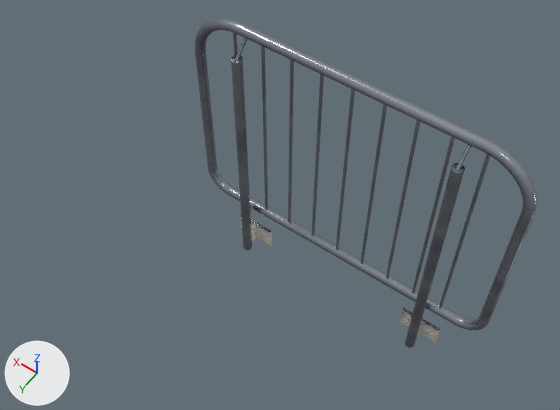
The glTF model public/katalog/modelle/gelaender-einzl.gltf, before and after one commit.
Both versions are drawn from a camera (50 mm lens) standing at (-0.82, 1.49, 2.7) and looking at (0.21, 0.05, 0.44). Lighting does not change. The marker at lower left points along +X, +Y and +Z. The first picture is the older version. Vertices at exactly the same position are counted once.

The first picture shows 'SK1802_Geländer_einzl.001'.
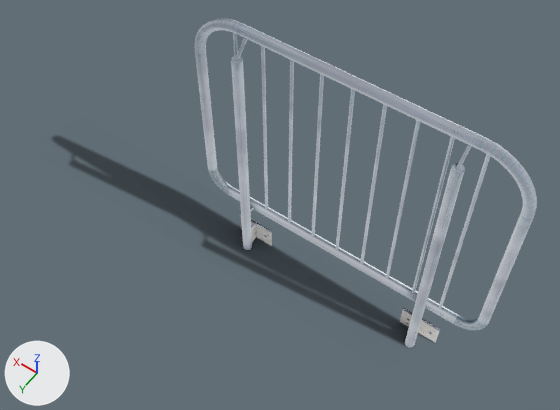
Scene script edits in JSON lines:
```json
{"op": "add", "block": "img_gelaender_einzl_licht", "code": ["img_gelaender_einzl_licht = load_image('gelaender-einzl_licht', 'texturen/gelaender-einzl_licht.jpg', 2048, 2048, 'sRGB')"]}
{"op": "add", "block": "img_gelaender_einzl_schatten", "code": ["img_gelaender_einzl_schatten = load_image('gelaender-einzl_schatten', 'texturen/gelaender-einzl_schatten.png', 260, 39, 'sRGB')"]}
{"op": "add", "block": "mat_beton_web_019", "code": ["mat_beton_web_019 = bpy.data.materials.new('Beton_web.019')", "# uses the picture img_gelaender_einzl_licht"]}
{"op": "add", "block": "mat_stahl_web_010", "code": ["mat_stahl_web_010 = bpy.data.materials.new('Stahl_web.010')", "# uses the picture img_gelaender_einzl_licht"]}
{"op": "add", "block": "mat_schatten_017", "code": ["mat_schatten_017 = bpy.data.materials.new('Schatten.017')", "# uses the picture img_gelaender_einzl_schatten"]}
{"block": "me_sk1802_geländer_einzl_001", "where": "me_sk1802_geländer_einzl_001.from_pydata(...)  # 5449 vertices, 6540 faces; spans x -0.626..0.626, y -0.051..0.051, z 0.0..1.12"}
{"block": "me_sk1802_geländer_einzl_001", "where": "# used by ob_sk1802_geländer_einzl_001; location = (0.0, 0.0, 0.0)"}
{"block": "me_sk1802_geländer_einzl_001", "change": "me_sk1802_geländer_einzl_001 part 1: 967 kept faces spanning x -0.626..0.626, y -0.051..0.051, z 0.0..1.12 get new texture (UV) coordinates"}
{"block": "me_sk1802_geländer_einzl_001", "change": "me_sk1802_geländer_einzl_001 part 2: 5820 faces spanning x -0.626..0.626, y -0.051..0.051, z 0.0..1.12 switch from mat_stahl_web_038 to mat_stahl_web_010"}
{"block": "me_sk1802_geländer_einzl_001", "change": "me_sk1802_geländer_einzl_001 part 3: 718 faces spanning x -0.472..0.472, y -0.036..0.051, z 0.0..0.104 switch from mat_beton_web_050 to mat_beton_web_019"}
{"op": "add", "block": "me_schatten", "code": ["me_schatten = bpy.data.meshes.new('Schatten')", "me_schatten.from_pydata(...)  # 4 vertices, 2 faces; spans x -0.51..1.56, y -0.12..0.19, z 0.0", "me_schatten.materials.append(mat_schatten_017)"]}
{"op": "add", "block": "ob_schatten", "code": ["ob_schatten = bpy.data.objects.new('Schatten', me_schatten)", "ob_schatten.location = (0.0, 0.0, 0.0)"]}
```

Where the change shows, as pixel boxes (x1, y1, x2, y2) in the pictures (560 x 410 px):
```json
{"object": "Schatten", "change": "added", "after": [53, 136, 427, 346]}
{"part": 1, "of": "me_sk1802_geländer_einzl_001", "change": "surface changed", "before": [251, 163, 465, 334], "after": [251, 163, 465, 334]}
{"part": 2, "of": "me_sk1802_geländer_einzl_001", "change": "recoloured", "before": [195, 18, 537, 348], "after": [195, 18, 537, 348], "on screen": "lighter"}
{"part": 3, "of": "me_sk1802_geländer_einzl_001", "change": "recoloured", "before": [241, 222, 440, 343], "after": [241, 222, 440, 343]}
```
